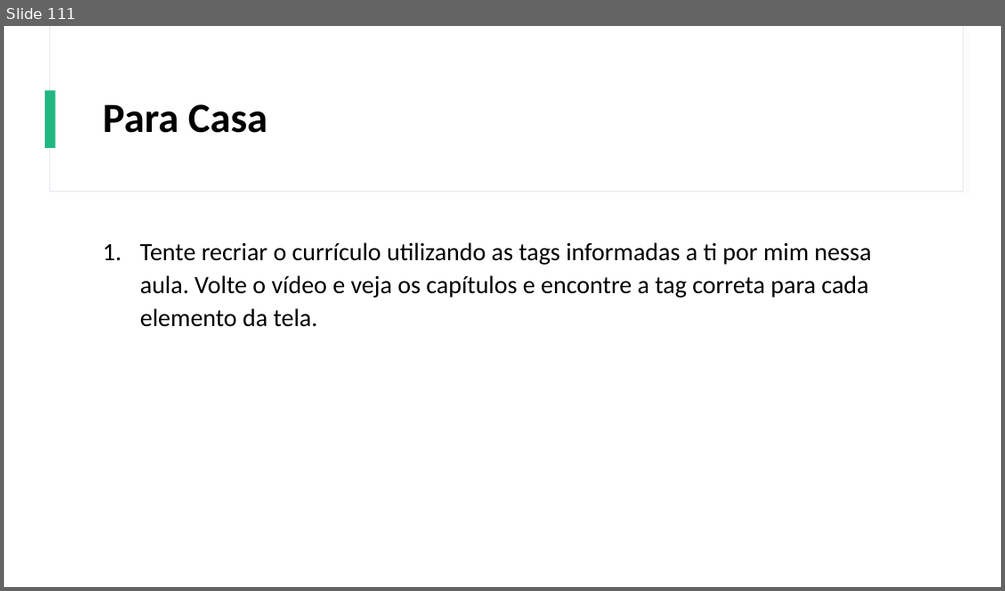
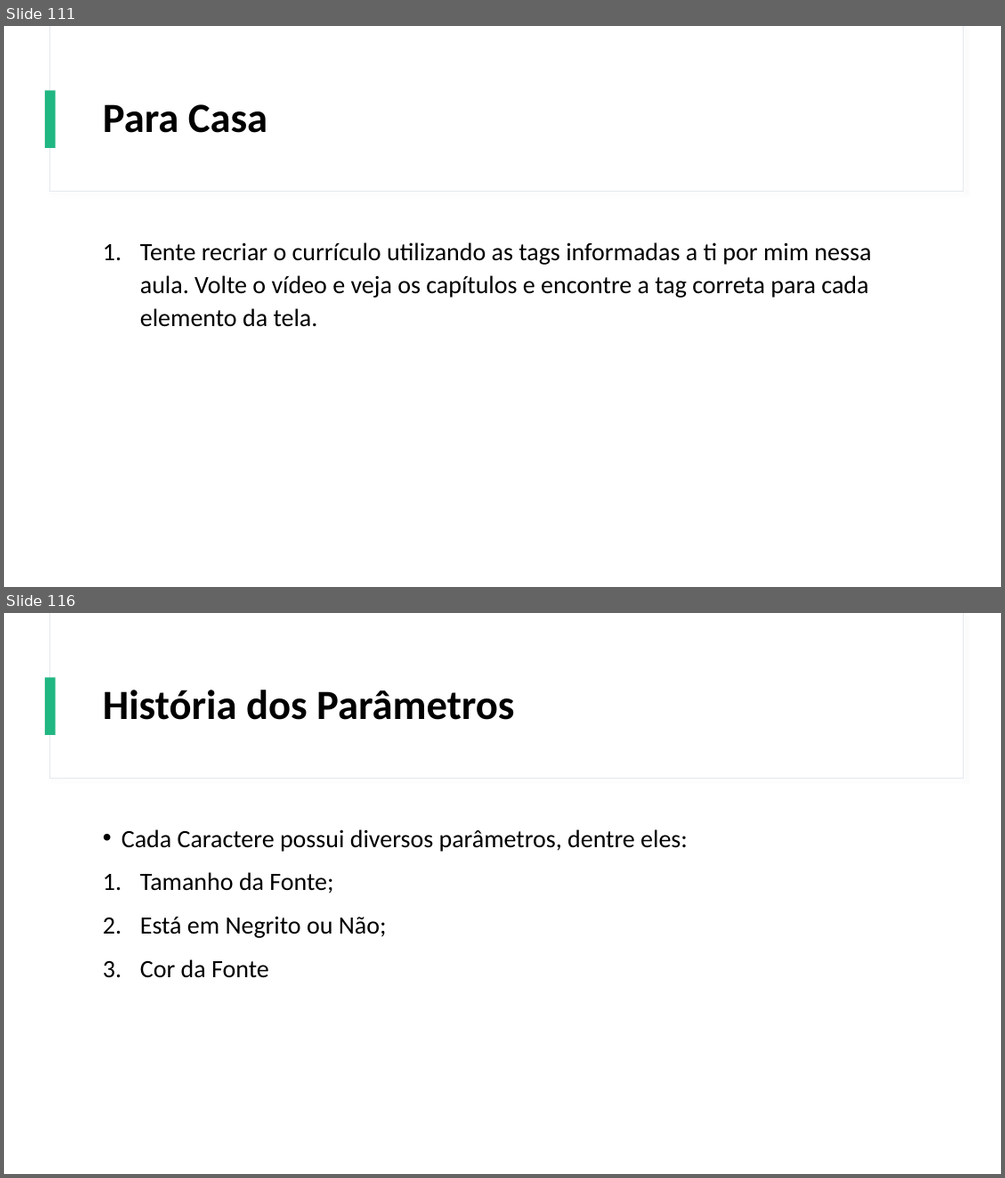
Before and after one commit to Gustavo6401/CursoHTMLCSS, a slide deck: Power Point/Curso de HTML e CSS.pptx. Shown one above the other, each under a label of ours: slide 111 before the commit, slides 111 and 116 after it; the slides between them are not shown. The pictures are 1005x591 and 1005x1178 pixels, drawn with LibreOffice and Linux fonts; fonts in the diff are those of the drawing. Boxes give left, top, right and bottom in pixels: in the first picture for what was removed or moved away, otherwise in the second. Text is boxed around its words. In the diff, an @@ line names an element or a change of style, - is before the commit and + after.

Commit message:
Preparada a aula sobre Parâmetros no HTML.

```diff
--- a/Power Point/Curso de HTML e CSS.pptx
+++ b/Power Point/Curso de HTML e CSS.pptx
@@ slide 116 added at (4,613,1001,1174), background #FFFFFF; not listed: 3 template elements that a slide beside it also shows @@
@@ title added at (103,690,514,720), 40 pt, text #000000, bold @@
+História dos Parâmetros
@@ text added at (121,829,688,978), 24 pt, text #000000 @@
+• Cada Caractere possui diversos parâmetros, dentre eles:
+1. Tamanho da Fonte;
+2. Está em Negrito ou Não;
+3. Cor da Fonte
```
Also in this commit, not shown: 6 other slides added, 2 other files.
